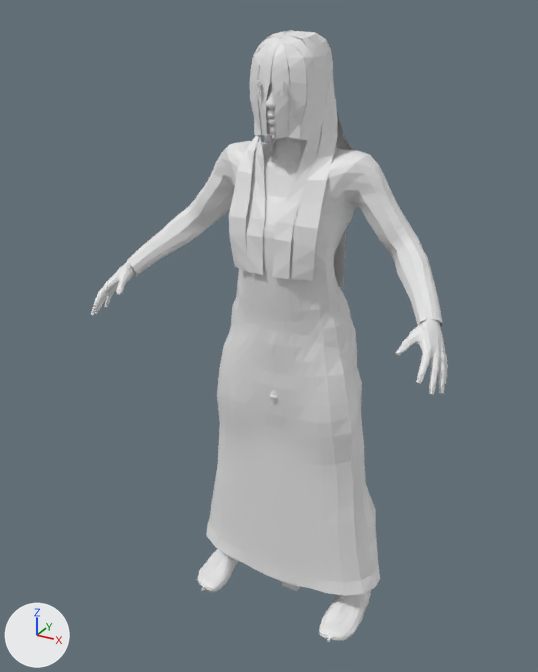
Before and after pictures for a commit that changed the OBJ model assets/placement/models/makehuman_cc0.obj.
Before and after are seen from a camera (50 mm lens) standing at (8.62, -17.34, 8.96) and looking at (-0.4, -0.93, 0.76). Lighting does not change. The marker at lower left points along +X, +Y and +Z. The picture after the commit comes second. Where no turn or scale is listed for an object, it has been applied to the vertices.

The first picture shows 'makehuman_cc0'.
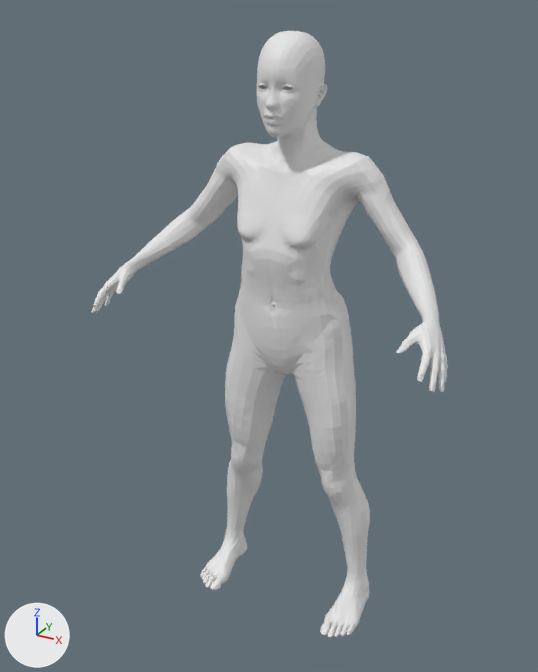
Commit message: Remove disconnected MakeHuman helper geometry causing robe-like anatomy artifacts

Where the change shows, as pixel boxes (x1, y1, x2, y2) in the pictures (538 x 672 px):
'makehuman_cc0', reshaped
    before: (91, 30, 448, 642)
    after: (91, 31, 448, 638)
part 1 of me_makehuman_cc0, deleted
    before: (91, 30, 446, 642)

The change, as a list of edits to the scene's bpy script:
```text
Change me_makehuman_cc0:
    used by ob_makehuman_cc0; location = (0.0, 0.0, 0.0)
    remove me_makehuman_cc0.from_pydata(...)  # 19158 vertices, 18486 faces; spans x -5.0..5.0, y -3.3..1.1, z -8.4..8.5
    add me_makehuman_cc0.from_pydata(...)  # 13380 vertices, 13378 faces; spans x -5.0..5.0, y -3.2..1.0, z -8.2..8.5
    me_makehuman_cc0 part 1: 153 loose pieces with 5778 vertices, spanning x -5.0..5.0, y -3.3..1.1, z -8.4..8.5, are deleted
```
